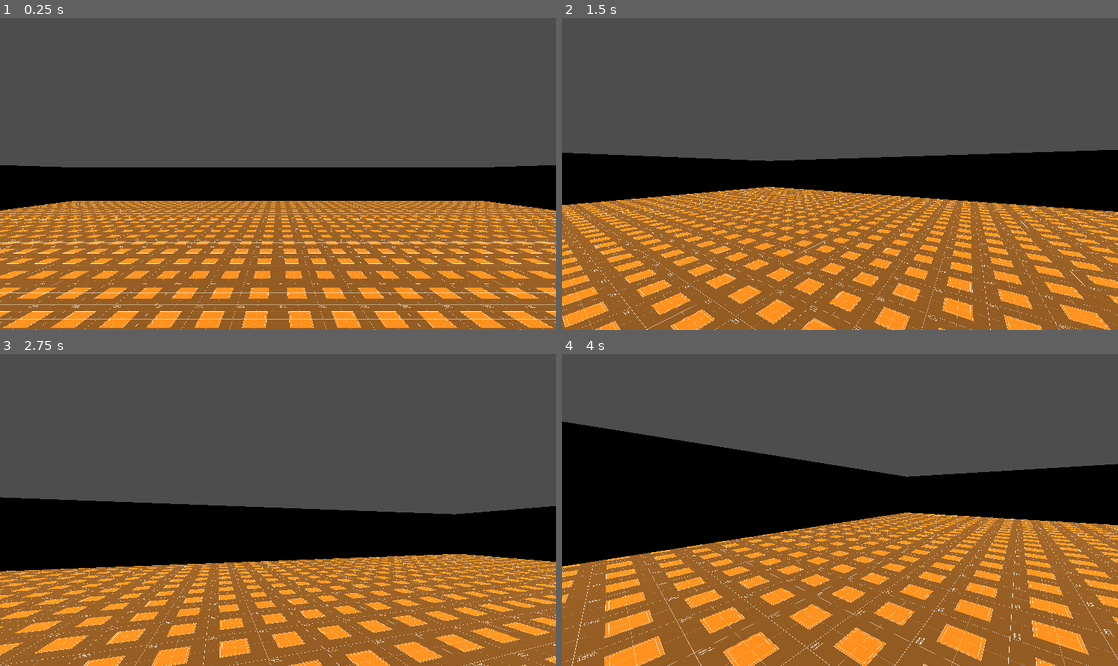
Above: before the commit, frames 1-4 (two rows, left to right).
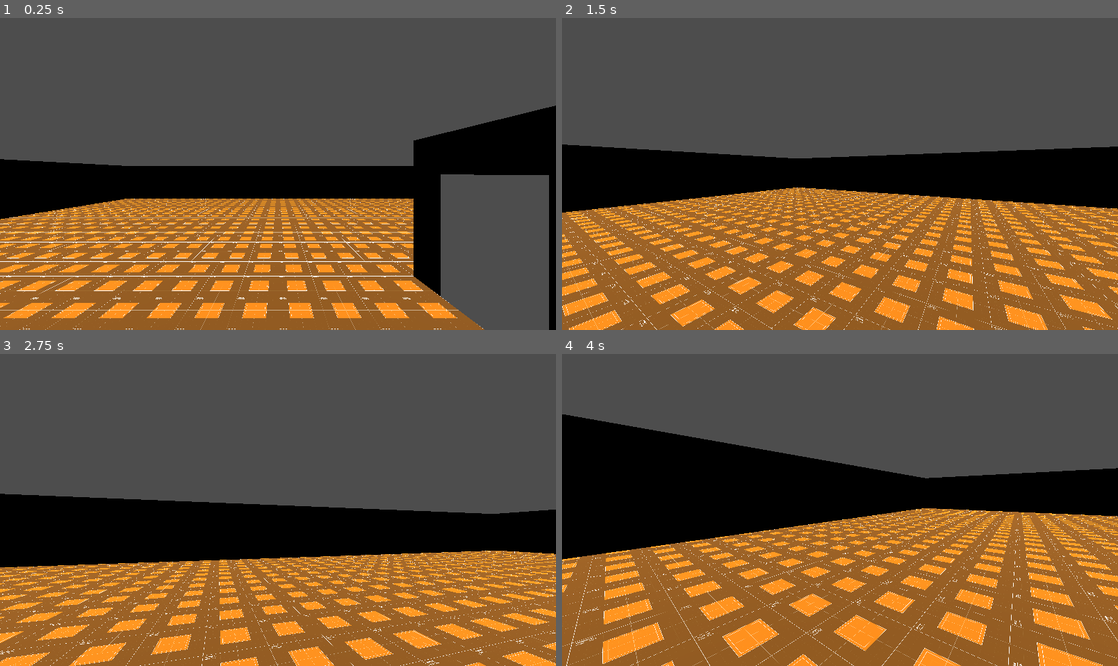
Above: after the commit, the same moments.

Repository: KaiserMighty/NonEuclideanGeometry
Game: Godot game, scene res://debug_world.tscn
The game is run twice, just before and just after one commit, with the same random seed, the same clock (stepped at 60 frames per second) and the same inputs.
Inputs (mouse positions are in pixels of both pictures, inside the frame that each line leads up to):
- Up to frame 1 (0.25 s): no input
- Up to frame 2 (1.5 s): move the mouse to (867, 174) at 0.52 s; hold W (Forward) from 0.53 s (still down); tap Space (Jump) at 0.77 s; move the mouse to (812, 174) at 1.27 s
- Up to frame 3 (2.75 s): keep holding W (Forward); tap Space (Jump) at 1.52 s; move the mouse to (289, 503) at 2.02 s
- Up to frame 4 (4 s): keep holding W (Forward); move the mouse to (834, 516) at 2.77 s; tap Space (Jump) at 3.02, 3.77 s; move the mouse to (878, 513) at 3.52 s

The runs differ from the first frame. In frame 1, 31% of the frame differs, in the area x 0-100%, y 28-100%; in frame 2, 21%; in frame 3, 17%; in frame 4, 21%.

Commit message:
Portals Setup

Diff:
--- a/assets/orange_debug.tres
+++ b/assets/orange_debug.tres
@@ -4,5 +4,6 @@
 
 [resource]
 albedo_texture = ExtResource("1_ywn7y")
+uv1_offset = Vector3(0, 0.5, 0)
 uv1_triplanar = true
 uv1_world_triplanar = true
--- /dev/null
+++ b/core/portal.gdshader
@@ -0,0 +1,10 @@
+shader_type spatial;
+render_mode unshaded, cull_disabled;
+uniform sampler2D texture_albedo : source_color;
+
+void fragment()
+{
+	vec2 base_uv = SCREEN_UV;
+	vec4 albedo_tex = texture(texture_albedo, base_uv);
+	ALBEDO = albedo_tex.rgb;
+}
--- a/debug_world.tscn
+++ b/debug_world.tscn
@@ -1,11 +1,13 @@
-[gd_scene load_steps=3 format=3 uid="uid://cbc8rv5eyjf3g"]
+[gd_scene load_steps=4 format=3 uid="uid://cbc8rv5eyjf3g"]
 
 [ext_resource type="PackedScene" uid="uid://bp4fltvanq4u6" path="res://entities/player.tscn" id="1_qtdyj"]
 [ext_resource type="Material" uid="uid://cy4vmpccjf04u" path="res://assets/orange_debug.tres" id="2_lk3dn"]
+[ext_resource type="PackedScene" uid="uid://cmjfb8rhne84" path="res://entities/portal.tscn" id="3_psmfk"]
 
 [node name="World" type="Node3D"]
 
 [node name="Player" parent="." instance=ExtResource("1_qtdyj")]
+transform = Transform3D(1, 0, 0, 0, 1, 0, 0, 0, 1, -6, 0, 0)
 
 [node name="Terrain" type="CSGCombiner3D" parent="."]
 use_collision = true
@@ -15,10 +17,49 @@
 size = Vector3(50, 5, 50)
 material = ExtResource("2_lk3dn")
 
-[node name="Walls" type="CSGBox3D" parent="Terrain"]
+[node name="Walls" type="CSGBox3D" parent="Terrain/Floor"]
+transform = Transform3D(1, 0, 0, 0, 1, 0, 0, 0, 1, 0, 1, 0)
 operation = 2
 size = Vector3(49, 5, 49)
 material = ExtResource("2_lk3dn")
 
+[node name="Gate1" type="CSGBox3D" parent="Terrain"]
+transform = Transform3D(1, 0, 0, 0, 1, 0, 0, 0, 1, 0, -0.5, 4)
+size = Vector3(8, 4, 4)
+material = ExtResource("2_lk3dn")
+
+[node name="Subtraction" type="CSGBox3D" parent="Terrain/Gate1"]
+transform = Transform3D(1, 0, 0, 0, 1, 0, 0, 0, 1, 0, -0.5, 0)
+operation = 2
+size = Vector3(8, 3, 2)
+material = ExtResource("2_lk3dn")
+
+[node name="Portal1A" parent="Terrain/Gate1" node_paths=PackedStringArray("other_portal") instance=ExtResource("3_psmfk")]
+transform = Transform3D(-4.37114e-08, 0, 1, 0, 1, 0, -1, 0, -4.37114e-08, -4, -0.5, 0)
+other_portal = NodePath("../../Gate2/Portal1B")
+
+[node name="Portal2A" parent="Terrain/Gate1" node_paths=PackedStringArray("other_portal") instance=ExtResource("3_psmfk")]
+transform = Transform3D(-4.37114e-08, 0, 1, 0, 1, 0, -1, 0, -4.37114e-08, 4, -0.5, 0)
+other_portal = NodePath("../../Gate2/Portal2B")
+
+[node name="Gate2" type="CSGBox3D" parent="Terrain"]
+transform = Transform3D(1, 0, 0, 0, 1, 0, 0, 0, 1, 0, -0.5, -4)
+size = Vector3(4, 4, 4)
+material = ExtResource("2_lk3dn")
+
+[node name="Subtraction" type="CSGBox3D" parent="Terrain/Gate2"]
+transform = Transform3D(1, 0, 0, 0, 1, 0, 0, 0, 1, 0, -0.5, 0)
+operation = 2
+size = Vector3(4, 3, 2)
+material = ExtResource("2_lk3dn")
+
+[node name="Portal1B" parent="Terrain/Gate2" node_paths=PackedStringArray("other_portal") instance=ExtResource("3_psmfk")]
+transform = Transform3D(-4.37114e-08, 0, 1, 0, 1, 0, -1, 0, -4.37114e-08, -2, -0.5, 0)
+other_portal = NodePath("../../Gate1/Portal1A")
+
+[node name="Portal2B" parent="Terrain/Gate2" node_paths=PackedStringArray("other_portal") instance=ExtResource("3_psmfk")]
+transform = Transform3D(-4.37114e-08, 0, 1, 0, 1, 0, -1, 0, -4.37114e-08, 2, -0.5, 0)
+other_portal = NodePath("../../Gate1/Portal2A")
+
 [node name="DirectionalLight3D" type="DirectionalLight3D" parent="."]
 transform = Transform3D(1, 0, 0, 0, -4.37114e-08, 1, 0, -1, -4.37114e-08, 0, 29.1745, 0)
--- a/entities/player.gd
+++ b/entities/player.gd
@@ -16,16 +16,12 @@
 
 
 func _physics_process(delta):
-	# Add the gravity.
 	if not is_on_floor():
 		velocity += get_gravity() * delta
 
-	# Handle jump.
 	if Input.is_action_just_pressed("Jump") and is_on_floor():
 		velocity.y = JUMP_VELOCITY
 
-	# Get the input direction and handle the movement/deceleration.
-	# As good practice, you should replace UI actions with custom gameplay actions.
 	var input_dir = Input.get_vector("Left", "Right", "Forward", "Backward")
 	var direction = (transform.basis * Vector3(input_dir.x, 0, input_dir.y)).normalized()
 	if direction:
--- a/entities/player.tscn
+++ b/entities/player.tscn
@@ -3,6 +3,7 @@
 [ext_resource type="Script" path="res://entities/player.gd" id="1_rbwfg"]
 
 [sub_resource type="CapsuleShape3D" id="CapsuleShape3D_44gwy"]
+radius = 0.1
 
 [sub_resource type="CylinderMesh" id="CylinderMesh_lh1st"]
 
@@ -15,5 +16,5 @@
 [node name="MeshInstance3D" type="MeshInstance3D" parent="."]
 mesh = SubResource("CylinderMesh_lh1st")
 
-[node name="Camera3D" type="Camera3D" parent="."]
-transform = Transform3D(1, 0, 0, 0, 1, 0, 0, 0, 1, 0, 1, 0)
+[node name="Camera3D" type="Camera3D" parent="." groups=["camera"]]
+transform = Transform3D(1, 0, 0, 0, 1, 0, 0, 0, 1, 0, 0.8, 0)
--- /dev/null
+++ b/entities/portal.gd
@@ -0,0 +1,66 @@
+extends Area3D
+
+
+@onready var player_cam = get_tree().get_first_node_in_group("player").camera
+@export var other_portal : Node3D
+
+@export var cull_layer : int = 4
+
+@export var portal_area_z_margin : = 0
+@export var portal_area_x_margin : = 0.1
+@export var portal_area_y_margin : = 0.1
+@export var size : = Vector2(2,3)
+
+
+func _ready():
+	$CSGBox3D.set_layer_mask_value(1, false)
+	$CSGBox3D.set_layer_mask_value(cull_layer, true)
+
+	$CSGBox3D.size.x = self.size.x
+	$CSGBox3D.size.y = self.size.y
+	$CollisionShape3D.shape.size = Vector3(
+		self.size.x + self.portal_area_x_margin * 2,
+		self.size.y + self.portal_area_y_margin * 2,
+		self.portal_area_z_margin * 2)
+
+	var world_3d = get_viewport().world_3d
+	if not world_3d or not world_3d.environment:
+		return
+	$SubViewport/Camera3D.environment = world_3d.environment.duplicate()
+	$SubViewport/Camera3D.environment.tonemap_mode = Environment.TONE_MAPPER_LINEAR
+
+
+func _process(delta):
+	_update_camera()
+
+
+func _update_camera():
+	var portal_transform = self.global_transform.affine_inverse() * player_cam.global_transform
+	var portal_move = other_portal.global_transform * portal_transform
+
+	$SubViewport/Camera3D.global_transform = portal_move
+	$SubViewport/Camera3D.fov = player_cam.fov
+
+	$SubViewport/Camera3D.cull_mask = player_cam.cull_mask
+	$SubViewport/Camera3D.set_cull_mask_value(other_portal.cull_layer, false)
+
+	$SubViewport.size = get_viewport().get_visible_rect().size
+	$SubViewport.msaa_3d = get_viewport().msaa_3d
+	$SubViewport.screen_space_aa = get_viewport().screen_space_aa
+	$SubViewport.use_taa = get_viewport().use_taa
+	$SubViewport.use_debanding = get_viewport().use_debanding
+	$SubViewport.use_occlusion_culling = get_viewport().use_occlusion_culling
+	$SubViewport.mesh_lod_threshold = get_viewport().mesh_lod_threshold
+
+
+func _on_body_entered(body):
+	if body.is_in_group("player"):
+		var portal_transform = self.global_transform.affine_inverse() * body.global_transform
+		var portal_move = other_portal.global_transform * portal_transform
+		body.global_transform = portal_move
+
+		var r = other_portal.global_transform.basis.get_euler() - global_transform.basis.get_euler()
+		body.velocity = body.velocity \
+			.rotated(Vector3(1, 0, 0), r.x) \
+			.rotated(Vector3(0, 1, 0), r.y) \
+			.rotated(Vector3(0, 0, 1), r.z)
--- /dev/null
+++ b/entities/portal.tscn
@@ -0,0 +1,32 @@
+[gd_scene load_steps=6 format=3 uid="uid://cmjfb8rhne84"]
+
+[ext_resource type="Shader" path="res://core/portal.gdshader" id="1_hxs0i"]
+[ext_resource type="Script" path="res://entities/portal.gd" id="1_x8oh6"]
+
+[sub_resource type="ViewportTexture" id="ViewportTexture_ng4ej"]
+viewport_path = NodePath("SubViewport")
+
+[sub_resource type="ShaderMaterial" id="ShaderMaterial_pdx0a"]
+resource_local_to_scene = true
+render_priority = 0
+shader = ExtResource("1_hxs0i")
+shader_parameter/texture_albedo = SubResource("ViewportTexture_ng4ej")
+
+[sub_resource type="BoxShape3D" id="BoxShape3D_hwdw2"]
+
+[node name="Portal" type="Area3D"]
+script = ExtResource("1_x8oh6")
+
+[node name="CSGBox3D" type="CSGBox3D" parent="."]
+size = Vector3(2, 3, 0)
+material = SubResource("ShaderMaterial_pdx0a")
+
+[node name="SubViewport" type="SubViewport" parent="."]
+
+[node name="Camera3D" type="Camera3D" parent="SubViewport"]
+current = true
+
+[node name="CollisionShape3D" type="CollisionShape3D" parent="."]
+shape = SubResource("BoxShape3D_hwdw2")
+
+[connection signal="body_entered" from="." to="." method="_on_body_entered"]
--- a/project.godot
+++ b/project.godot
@@ -23,6 +23,7 @@
 [global_group]
 
 player="The Player's Group"
+camera="Player's Camera"
 
 [input]
 
